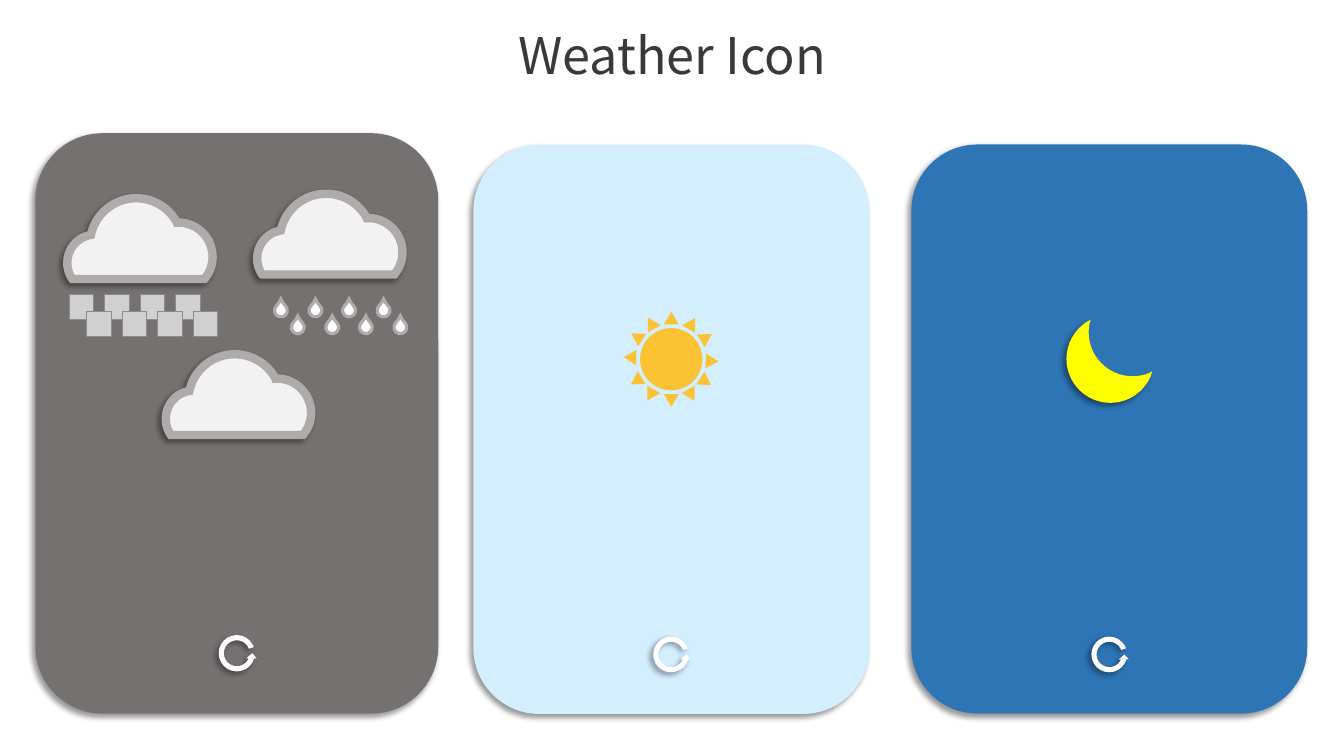
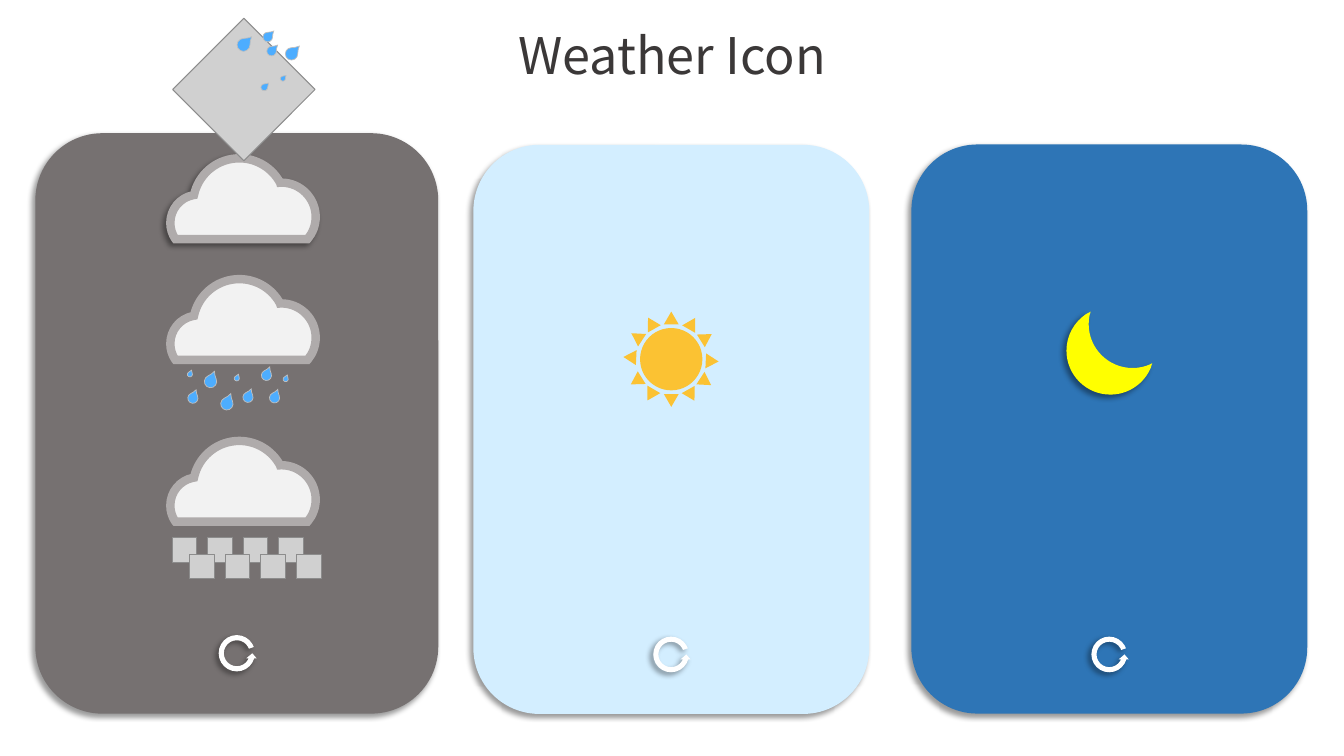
Before and after one commit to mydreamshine/Wetherforecast, a slide deck: slide 3 of PPT/미세한 날씨 리소스 제작.pptx. Drawn at 1344x756 pixels with LibreOffice and Linux fonts; fonts in the diff are those of the drawing; grey boxes stand for pictures. Boxes give left, top, right and bottom in pixels: in the first picture for what was removed or moved away, otherwise in the second. Text is boxed around its words. In the diff, an @@ line names an element or a change of style, - is before the commit and + after.

```diff
--- a/PPT/미세한 날씨 리소스 제작.pptx
+++ b/PPT/미세한 날씨 리소스 제작.pptx
@@ group added at <box>173,18,315,161</box>: 6 teardrops, 1 picture @@
@@ freeform shape: place and size @@
-freeform shape at <box>165,354,311,435</box>
+freeform shape at <box>170,158,316,239</box>
@@ freeform shape: place and size @@
-freeform shape at <box>257,194,402,274</box>
+freeform shape at <box>170,279,316,360</box>
@@ freeform shape at <box>170,279,316,360</box>: shadow off @@
@@ group removed at <box>272,302,410,336</box>: 7 teardrops @@
@@ freeform shape: place and size @@
-freeform shape at <box>1067,320,1152,402</box>
+freeform shape at <box>1067,312,1152,394</box>
@@ group added at <box>186,371,289,412</box>: 8 teardrops @@
@@ teardrop at <box>260,368,273,382</box>: fill #FFFFFF to #4DADFF; outline #AFABAB 2.25 pt to #BFBFBF 0.5 pt; rotation 315 to 335 degrees @@
@@ freeform shape: place and size @@
-freeform shape at <box>68,199,213,279</box>
+freeform shape at <box>170,441,316,521</box>
@@ freeform shape at <box>170,441,316,521</box>: shadow off @@
@@ picture: place and size @@
-picture at <box>70,295,94,320</box>
+picture at <box>172,537,197,562</box>
@@ 3 pictures: place and size @@
-3 pictures at <box>105,295,200,320</box>
+3 pictures at <box>208,537,303,562</box>
@@ 3 pictures: place and size @@
-3 pictures at <box>87,312,182,336</box>
+3 pictures at <box>190,555,285,579</box>
@@ picture: place and size @@
-picture at <box>194,312,218,336</box>
+picture at <box>296,555,321,579</box>
```
Also in this commit, not shown: 2 other slides changed, 4 other files.
